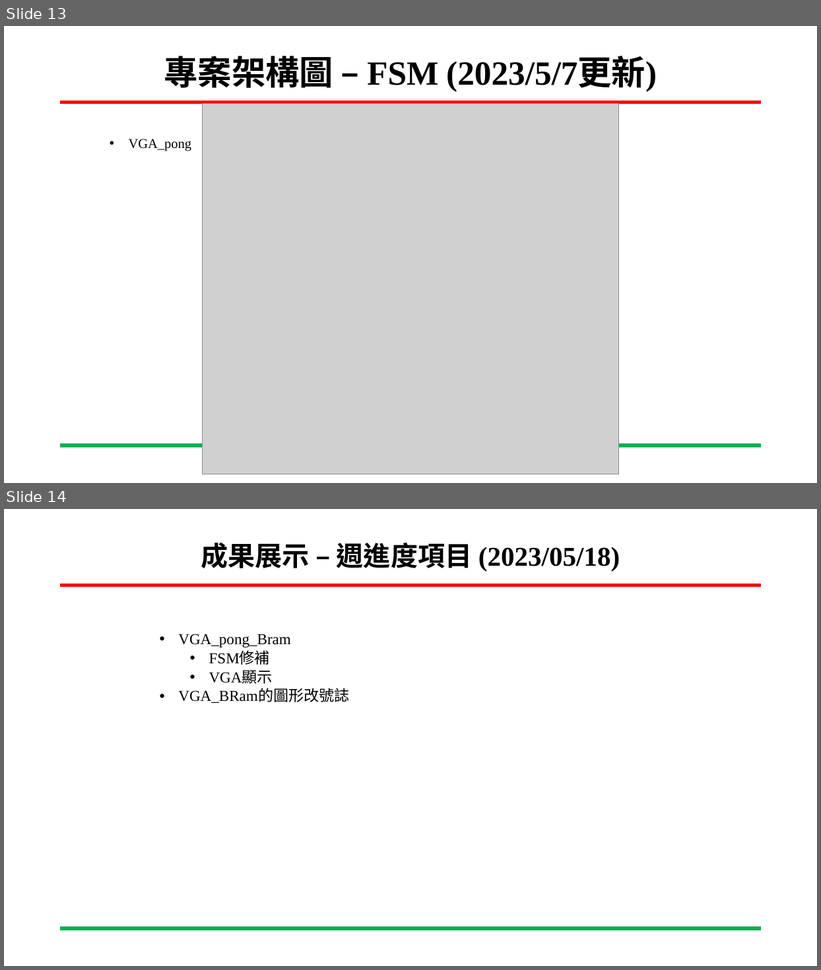
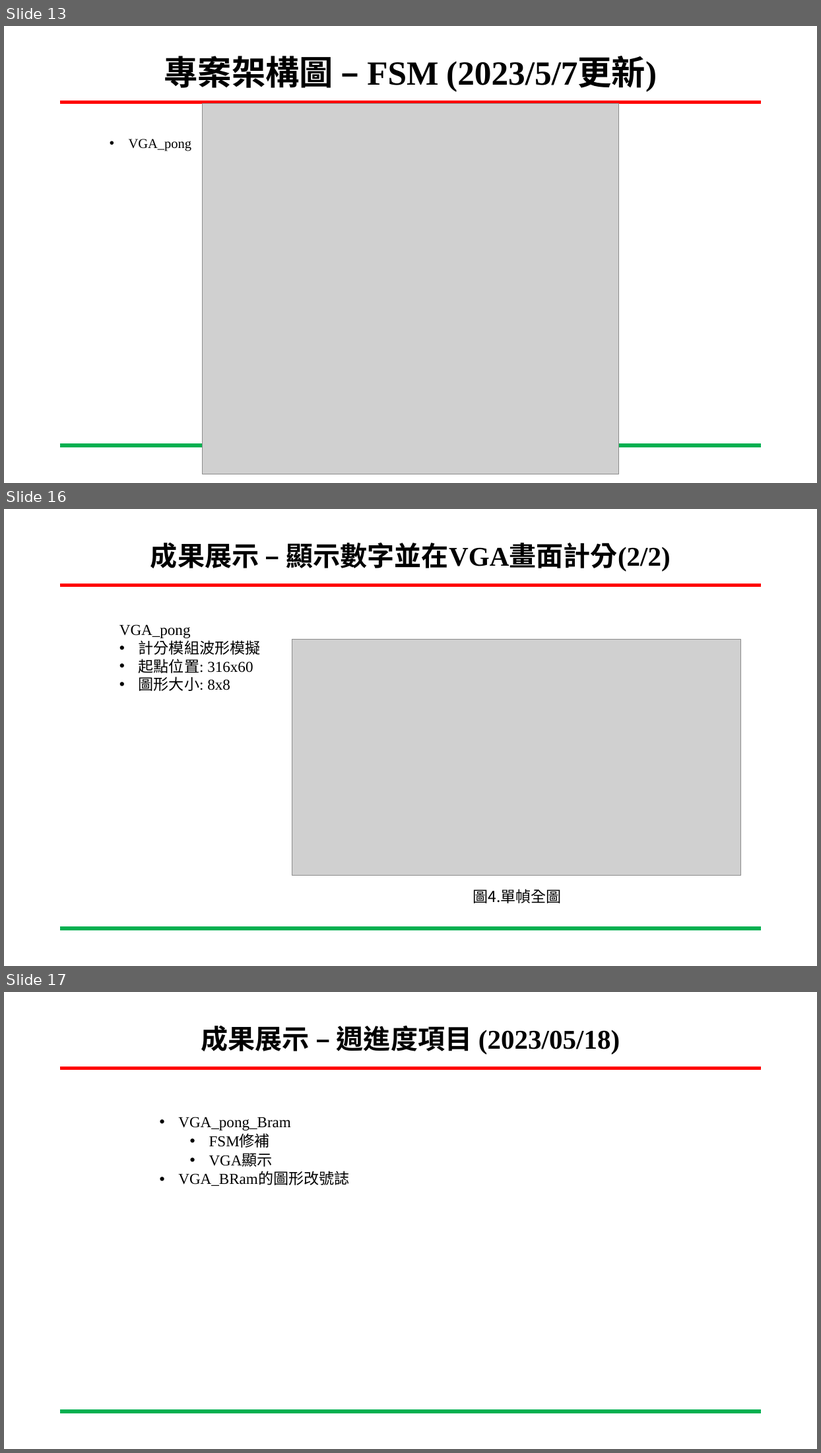
Before and after one commit to ing0331/FPGA, a slide deck: HW6_BRam_VGA/N06-Tutorial/專案進度報告-BRam_VGA-吳東穎-20230517.pptx. Shown one above the other, each under a label of ours: slides 13 and 14 before the commit, slides 13, 16 and 17 after it; the slides between them are not shown. The pictures are 821x970 and 821x1453 pixels, drawn with LibreOffice and Linux fonts; fonts in the diff are those of the drawing; grey boxes stand for pictures; background and template pictures are left out. Boxes give left, top, right and bottom in pixels: in the first picture for what was removed or moved away, otherwise in the second. Text is boxed around its words. In the diff, an @@ line names an element or a change of style, - is before the commit and + after.

```diff
--- a/HW6_BRam_VGA/N06-Tutorial/專案進度報告-BRam_VGA-吳東穎-20230517.pptx
+++ b/HW6_BRam_VGA/N06-Tutorial/專案進度報告-BRam_VGA-吳東穎-20230517.pptx
@@ slide 16 added at [4, 509, 817, 966], background #FFFFFF; not listed: 2 template elements that a slide beside it also shows @@
@@ title added at [151, 543, 670, 572], 32 pt, text #000000, bold @@
+成果展示 – 顯示數字並在VGA畫面計分(2/2)
@@ text added at [120, 625, 261, 691], 18 pt, text #000000 @@
+VGA_pong
+• 計分模組波形模擬
+• 起點位置: 316x60
+• 圖形大小: 8x8
@@ picture added at [292, 640, 741, 875] @@
@@ text added at [473, 889, 562, 904], 18 pt, text #000000 @@
+圖4.單幀全圖
@@ what was slide 14 is now slide 17 @@
```
Also in this commit, not shown: 1 slide changed, 2 other slides added.
